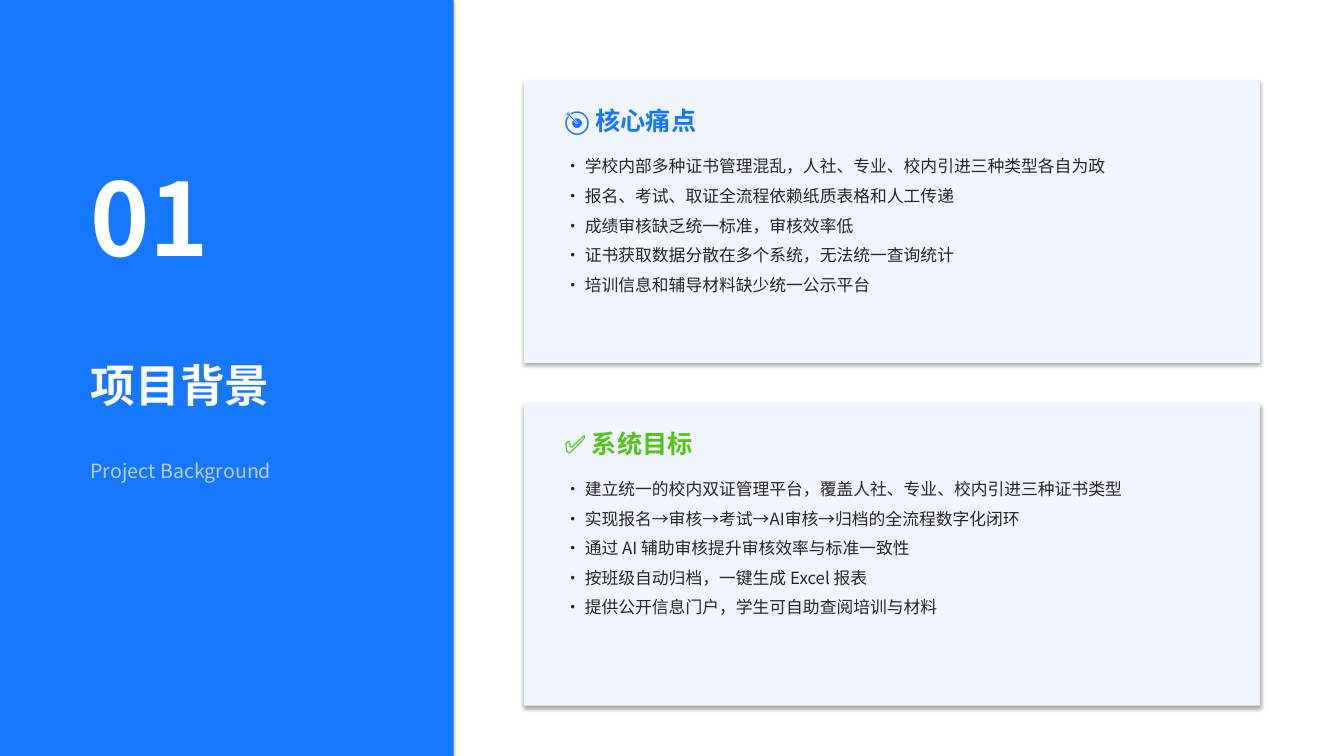
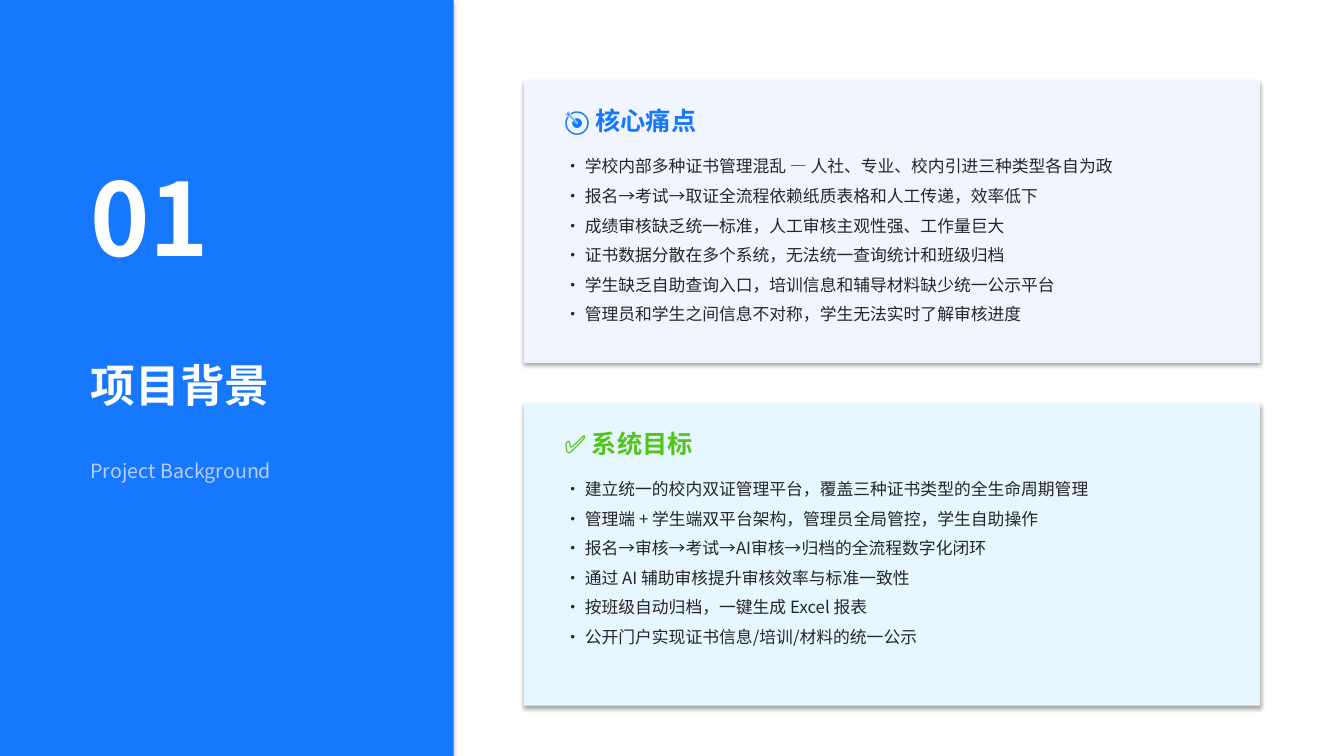
Before and after one commit to wangxiaolong0907/Dual-Certificate-Management-for-Students-on-Campus, a slide deck: slide 2 of 学生校内双证管理系统_路演PPT.pptx. Drawn at 1344x756 pixels with LibreOffice and Linux fonts; fonts in the diff are those of the drawing. Boxes give left, top, right and bottom in pixels: in the first picture for what was removed or moved away, otherwise in the second. Text is boxed around its words. In the diff, an @@ line names an element or a change of style, - is before the commit and + after.

Commit message:
docs: 更新路演PPT — 新增学生端模块、双平台架构、JWT认证体系

```diff
--- a/学生校内双证管理系统_路演PPT.pptx
+++ b/学生校内双证管理系统_路演PPT.pptx
@@ text at (585,158,1113,322): text changed @@
-• 学校内部多种证书管理混乱，人社、专业、校内引进三种类型各自为政
-• 报名、考试、取证全流程依赖纸质表格和人工传递
-• 成绩审核缺乏统一标准，审核效率低
-• 证书获取数据分散在多个系统，无法统一查询统计
-• 培训信息和辅导材料缺少统一公示平台
+• 学校内部多种证书管理混乱 — 人社、专业、校内引进三种类型各自为政
+• 报名→考试→取证全流程依赖纸质表格和人工传递，效率低下
+• 成绩审核缺乏统一标准，人工审核主观性强、工作量巨大
+• 证书数据分散在多个系统，无法统一查询统计和班级归档
+• 学生缺乏自助查询入口，培训信息和辅导材料缺少统一公示平台
+• 管理员和学生之间信息不对称，学生无法实时了解审核进度
@@ rectangle at (524,403,1260,706): fill #F0F5FF to #E6F7FF @@
@@ text at (585,481,1088,556): text changed @@
-• 建立统一的校内双证管理平台，覆盖人社、专业、校内引进三种证书类型
-• 实现报名→审核→考试→AI审核→归档的全流程数字化闭环
+• 建立统一的校内双证管理平台，覆盖三种证书类型的全生命周期管理
+• 管理端 + 学生端双平台架构，管理员全局管控，学生自助操作
+• 报名→审核→考试→AI审核→归档的全流程数字化闭环
@@ text at (585,629,917,646): text changed @@
-• 提供公开信息门户，学生可自助查阅培训与材料
+• 公开门户实现证书信息/培训/材料的统一公示
```
Also in this commit, not shown: 10 other slides changed, 2 slides added, 2 slides removed, 1 other file.
